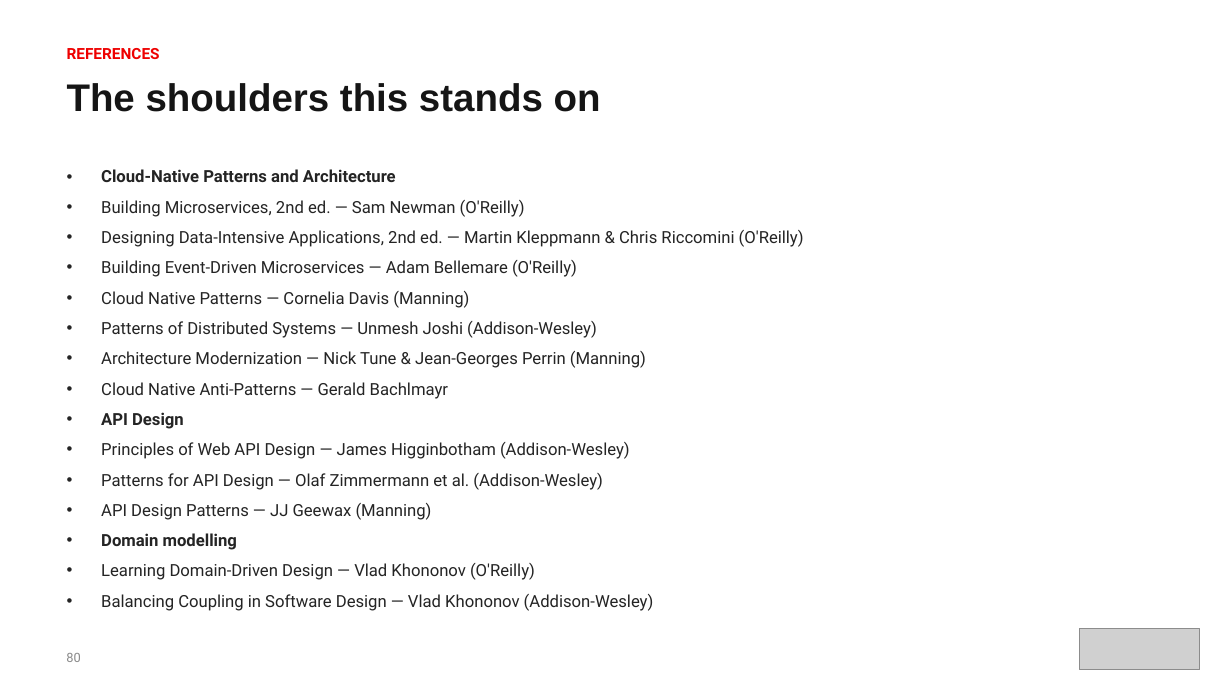
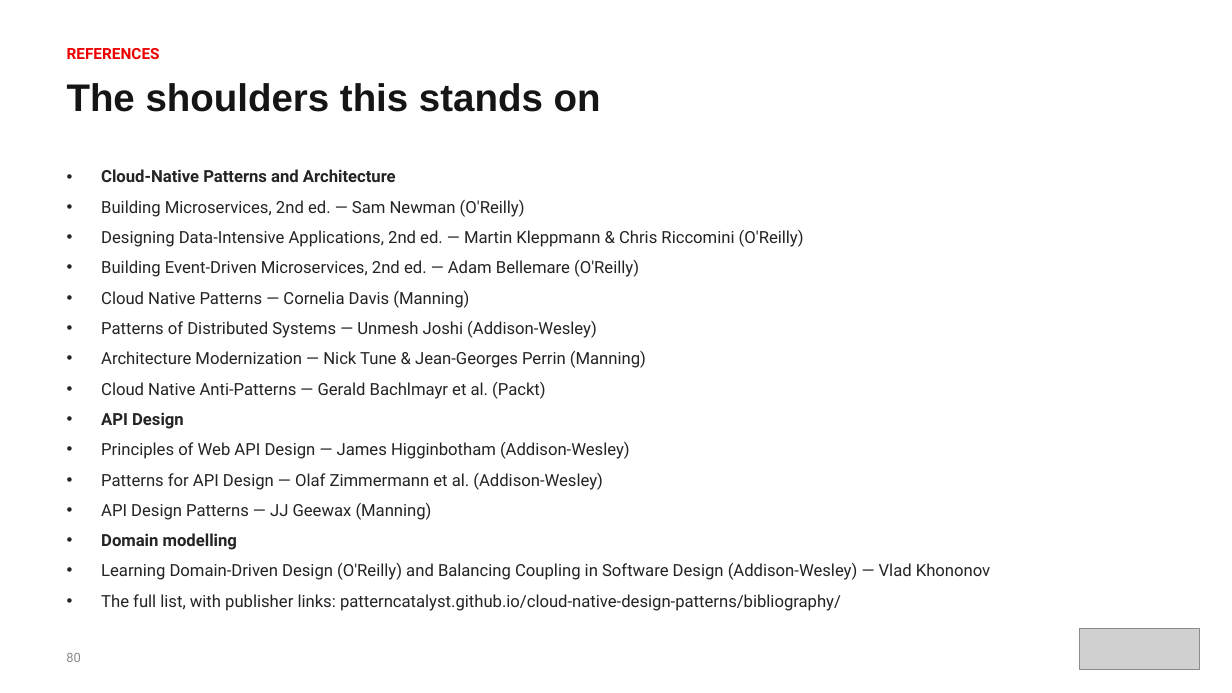
Before and after one commit to patterncatalyst/cloud-native-design-patterns, a slide deck: slide 94 of lgtm-presentation/Designing-Cloud-Native-APIs-Cpp.pptx. Drawn at 1232x693 pixels with LibreOffice and Linux fonts; fonts in the diff are those of the drawing; grey boxes stand for pictures. Boxes give left, top, right and bottom in pixels: in the first picture for what was removed or moved away, otherwise in the second. Text is boxed around its words. In the diff, an @@ line names an element or a change of style, - is before the commit and + after.

```diff
--- a/lgtm-presentation/Designing-Cloud-Native-APIs-Cpp.pptx
+++ b/lgtm-presentation/Designing-Cloud-Native-APIs-Cpp.pptx
@@ text at (101, 260, 639, 277): text changed @@
-• Building Event-Driven Microservices — Adam Bellemare (O'Reilly)
+• Building Event-Driven Microservices, 2nd ed. — Adam Bellemare (O'Reilly)
@@ text at (101, 382, 546, 399): text changed @@
-• Cloud Native Anti-Patterns — Gerald Bachlmayr
+• Cloud Native Anti-Patterns — Gerald Bachlmayr et al. (Packt)
@@ text at (101, 563, 990, 611): text changed @@
-• Learning Domain-Driven Design — Vlad Khononov (O'Reilly)
-• Balancing Coupling in Software Design — Vlad Khononov (Addison-Wesley)
+• Learning Domain-Driven Design (O'Reilly) and Balancing Coupling in Software Design (Addison-Wesley) — Vlad Khononov
+• The full list, with publisher links: patterncatalyst.github.io/cloud-native-design-patterns/bibliography/
```
Also in this commit, not shown: 17 other files.
